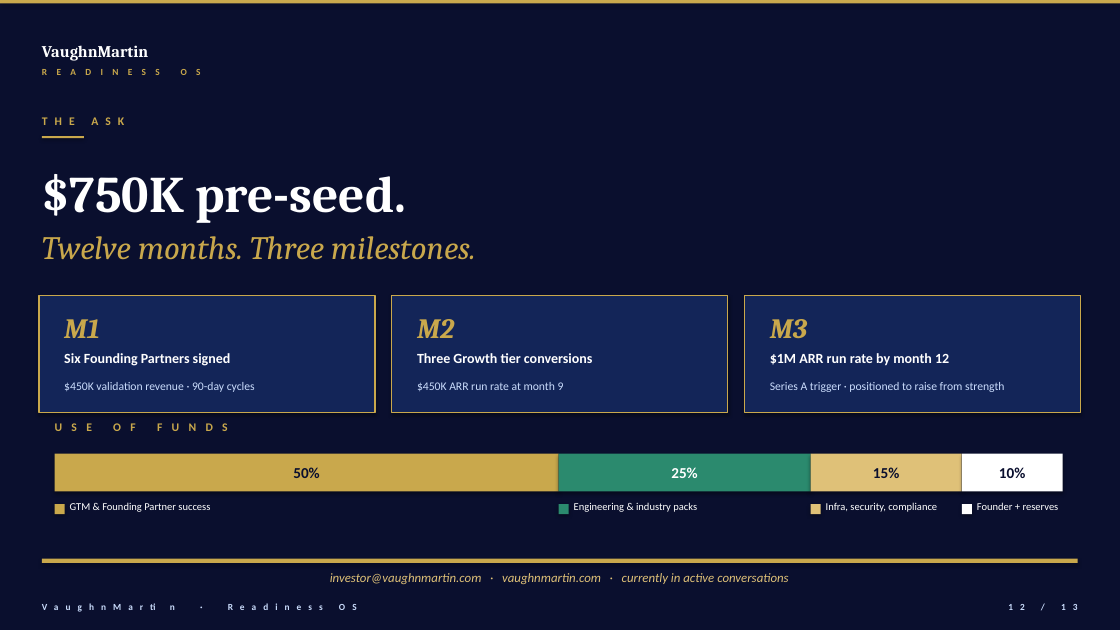
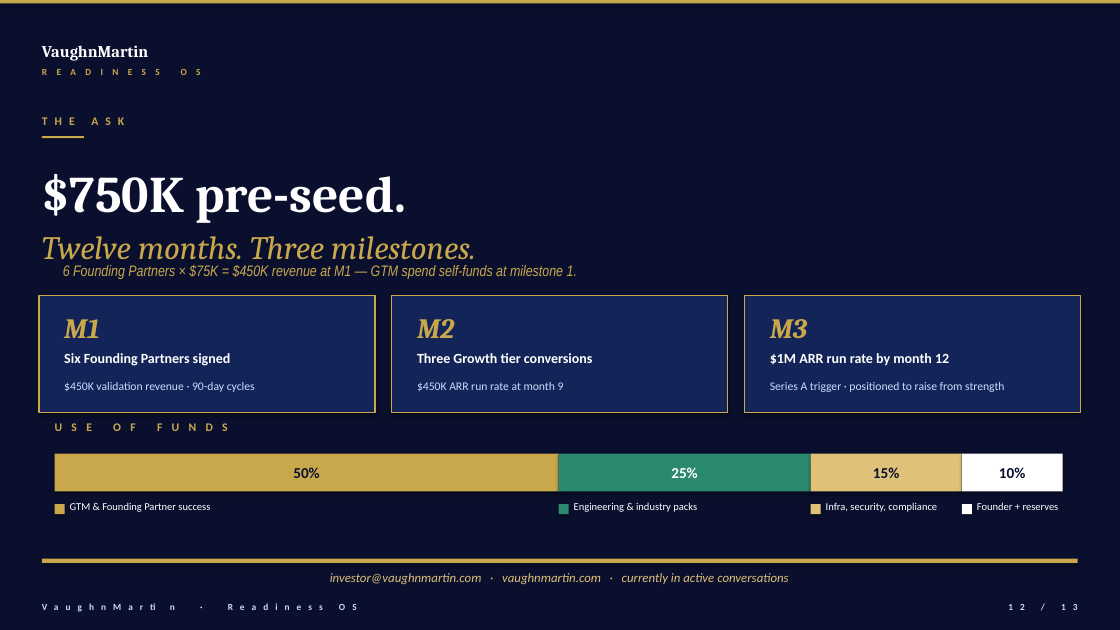
Before and after one commit to mbrunke18/CodePlatform1, a slide deck: slide 12 of attached_assets/VaughnMartin-Investor-Deck-v11-final.pptx. Drawn at 1120x630 pixels with LibreOffice and Linux fonts; fonts in the diff are those of the drawing. Boxes give left, top, right and bottom in pixels: in the first picture for what was removed or moved away, otherwise in the second. Text is boxed around its words. In the diff, an @@ line names an element or a change of style, - is before the commit and + after.

```diff
--- a/attached_assets/VaughnMartin-Investor-Deck-v11-final.pptx
+++ b/attached_assets/VaughnMartin-Investor-Deck-v11-final.pptx
@@ text added at <box>63,265,577,279</box>, 13 pt, text #C9A84C, italic @@
+6 Founding Partners × $75K = $450K revenue at M1 — GTM spend self-funds at milestone 1.
```
Also in this commit, not shown: 1 other slide changed, 2 other files.
